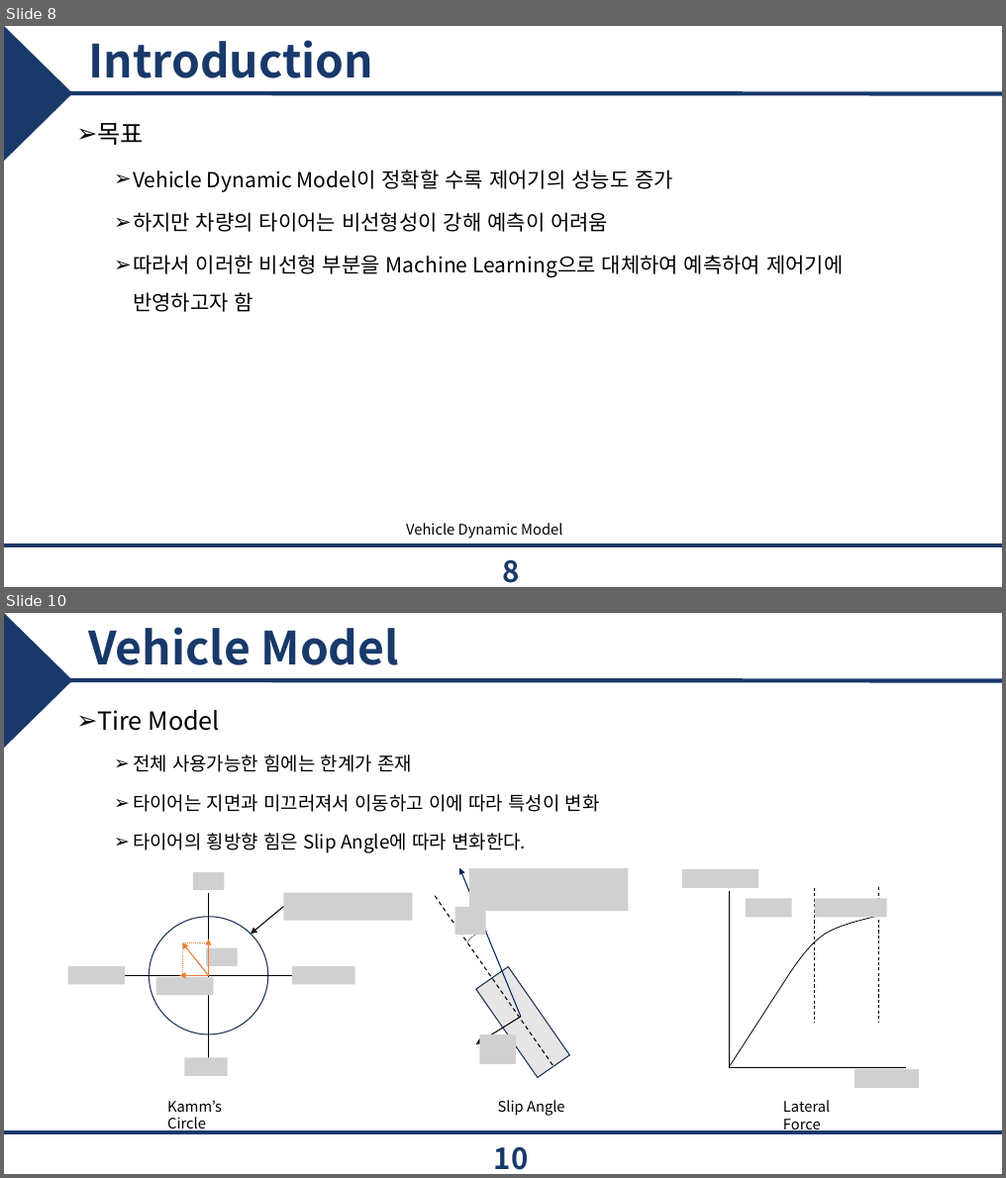
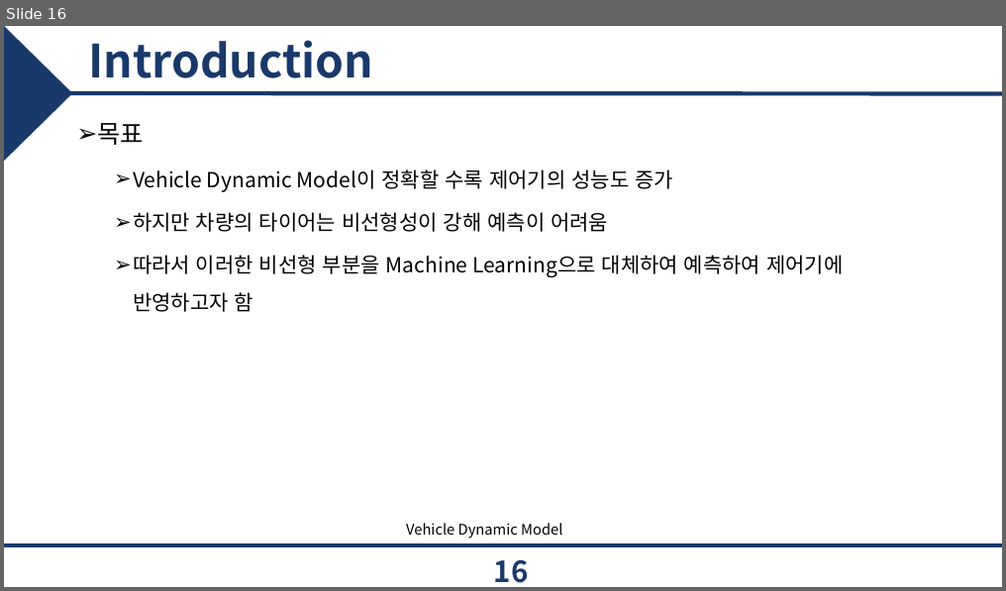
Before and after one commit to epoxx-arch/Torque_vectoringthesis, a slide deck: 졸업 논문/JCCI 발표.pptx. Shown one above the other, each under a label of ours: slides 8 and 10 before the commit, slide 16 after it; the slides between them are not shown. The pictures are 1006x1178 and 1006x591 pixels, drawn with LibreOffice and Linux fonts; fonts in the diff are those of the drawing; grey boxes stand for pictures; background and template pictures are left out. Boxes give left, top, right and bottom in pixels: in the first picture for what was removed or moved away, otherwise in the second. Text is boxed around its words. In the diff, an @@ line names an element or a change of style, - is before the commit and + after.

```diff
--- a/졸업 논문/JCCI 발표.pptx
+++ b/졸업 논문/JCCI 발표.pptx
@@ slide 10 removed at (x1=4, y1=613, x2=1002, y2=1174), background #FFFFFF; not listed: 3 template elements that a slide beside it also shows @@
@@ title removed at (x1=88, y1=627, x2=399, y2=665) @@
-Vehicle Model
@@ text removed at (x1=97, y1=710, x2=600, y2=854) @@
-➢ Tire Model
-  ➢ 전체 사용가능한 힘에는 한계가 존재
-  ➢ 타이어는 지면과 미끄러져서 이동하고 이에 따라 특성이 변화
-  ➢ 타이어의 횡방향 힘은 Slip Angle에 따라 변화한다.
@@ group removed at (x1=682, y1=869, x2=920, y2=1088): 5 lines, 4 pictures, 1 freeform shape @@
@@ group removed at (x1=68, y1=872, x2=412, y2=1134): 7 pictures, 4 lines, 4 arrows, 1 ellipse, 1 text @@
-Kamm’s Circle
@@ group removed at (x1=436, y1=868, x2=629, y2=1116): 3 pictures, 2 arrows, 1 rectangle, 1 line, 1 arc (boxed as its full ellipse), 1 text @@
-Slip Angle
@@ text removed at (x1=783, y1=1100, x2=830, y2=1134) @@
-Lateral Force
@@ page number removed at (x1=494, y1=1148, x2=529, y2=1170) @@
-10
@@ what was slide 8 is now slide 16 @@
@@ page number at (x1=494, y1=561, x2=529, y2=583): text changed @@
-8
+16
```
Also in this commit, not shown: 11 slides changed, 7 slides added, 4 other slides removed, 27 other files.
